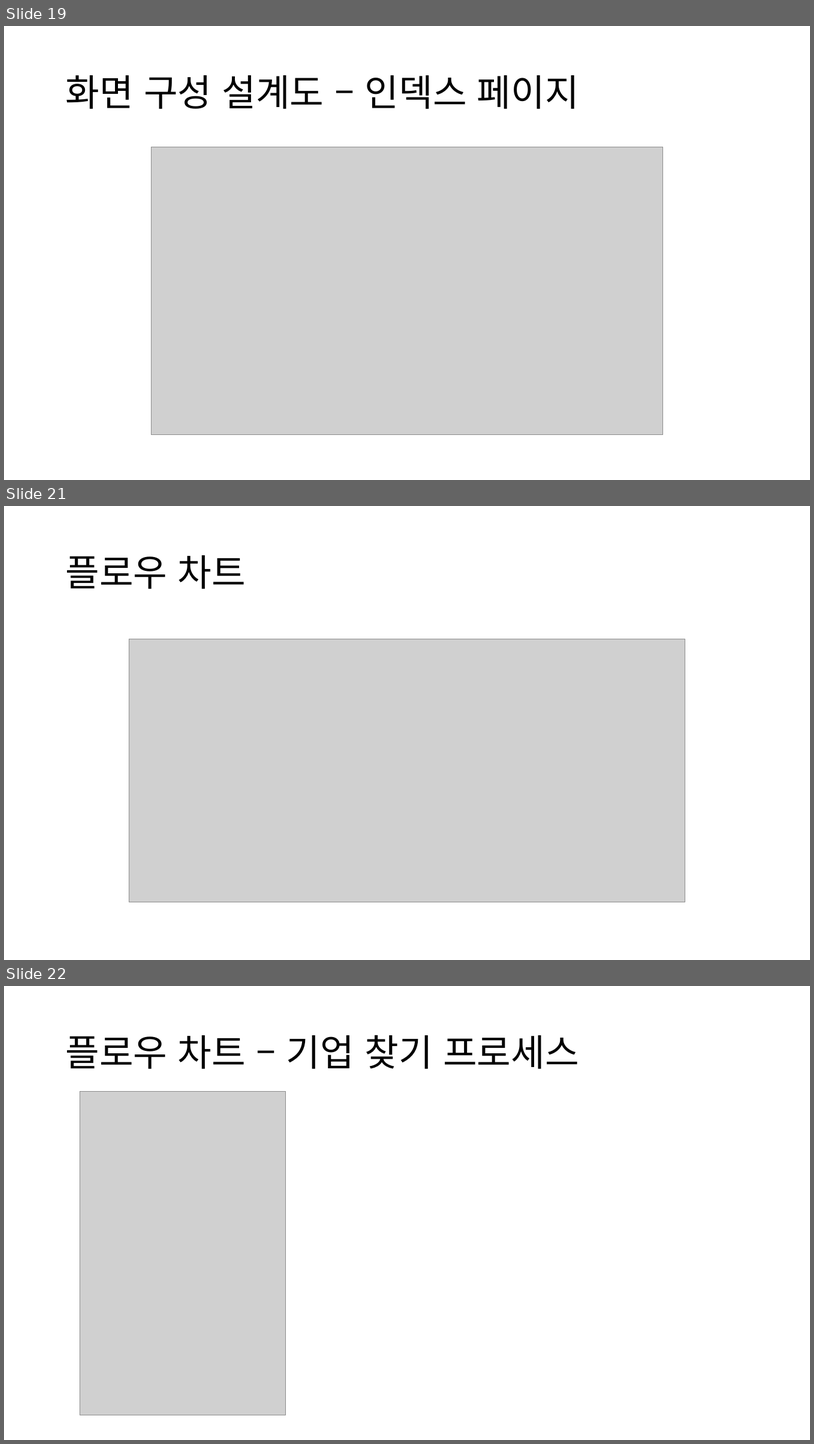
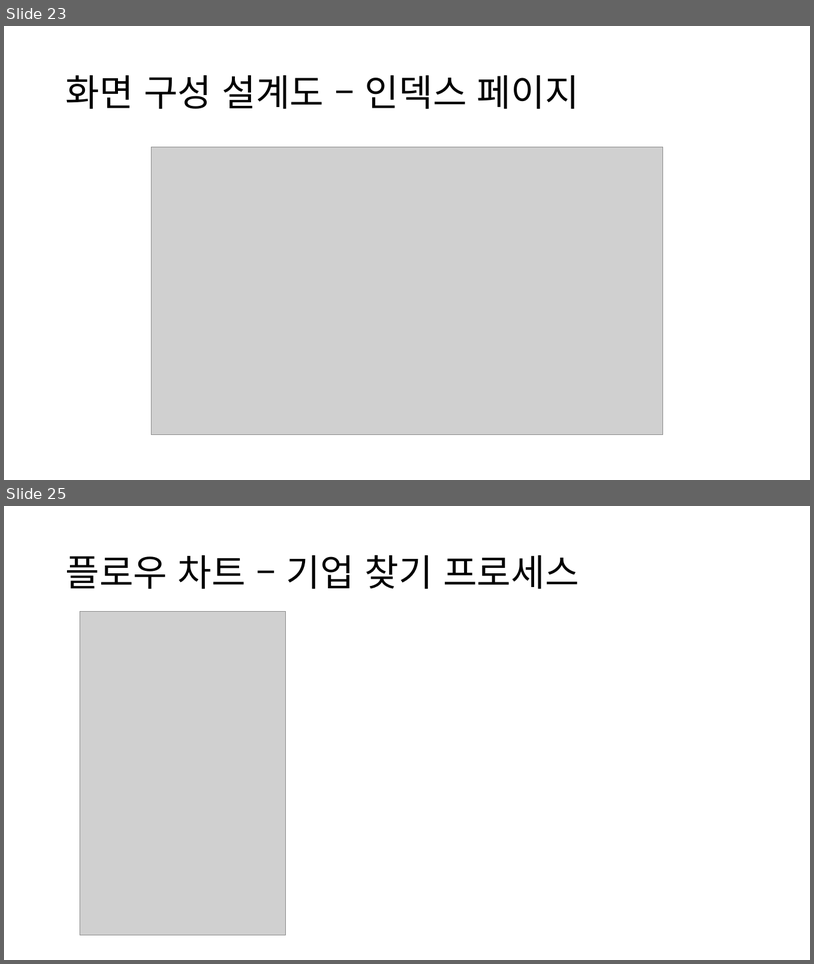
Before and after one commit to DrawGreen2021/Presentation, a slide deck: 팀 그릴그린 중간발표.pptx. Shown one above the other, each under a label of ours: slides 19, 21 and 22 before the commit, slides 23 and 25 after it; the slides between them are not shown. The pictures are 814x1444 and 814x964 pixels, drawn with LibreOffice and Linux fonts; fonts in the diff are those of the drawing; grey boxes stand for pictures. Boxes give left, top, right and bottom in pixels: in the first picture for what was removed or moved away, otherwise in the second. Text is boxed around its words. In the diff, an @@ line names an element or a change of style, - is before the commit and + after.

```diff
--- a/팀 그릴그린 중간발표.pptx
+++ b/팀 그릴그린 중간발표.pptx
@@ slide 21 removed at (4,506,810,960), background #FFFFFF @@
@@ title removed at (65,555,246,589) @@
-플로우 차트
@@ picture removed at (129,639,685,901) @@
@@ what was slide 19 is now slide 23 @@
@@ what was slide 22 is now slide 25 @@
```
Also in this commit, not shown: 10 slides changed, 6 slides added, 2 other slides removed, 7 other files.
